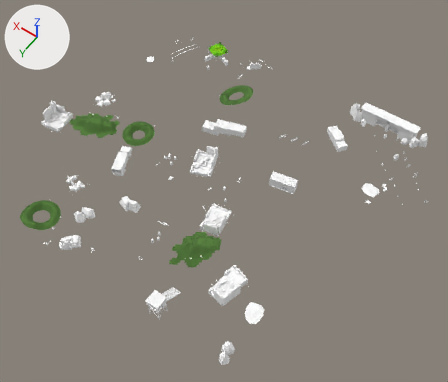
The glTF model assets/models/outdoor/outdoor_13.glb, before and after one commit.
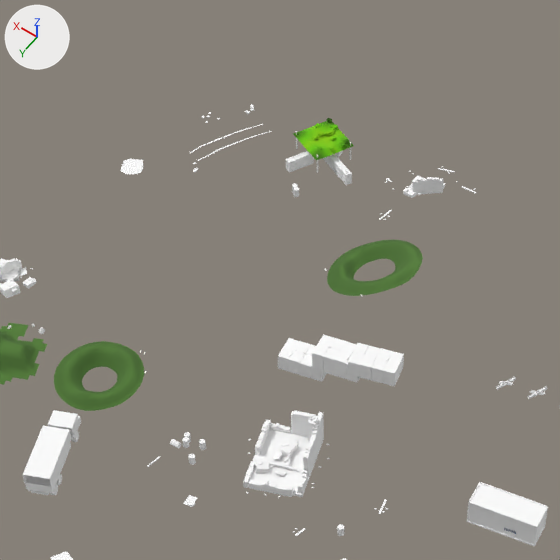
Each version appears first whole from a 50 mm lens placed at (-63.1, 82.8, 121.7), pointed at (-6.5, 3.6, -2.7), and next in a close-up on the part from 23% to 67% of the width and 0% to 52% of the height. The axes (+X, +Y, +Z) are drawn at upper left. The lights are the same throughout. The older version's two pictures come first. Vertices at exactly the same position are counted once.

The scene before the commit, as lines of its bpy script (objects in view):
```python
me_gas_station_town = bpy.data.meshes.new('gas_station_town')
me_gas_station_town.from_pydata(...)  # 15122 vertices, 22248 faces; spans x -50.1..46.3, y -43.8..42.7, z -5.1..9.2
# faces by material slot: [19298, 2456, 2, 492]
me_gas_station_town.materials.append(mat_kit_atlas)  # white #ffffff
me_gas_station_town.materials.append(mat_ground)
me_gas_station_town.materials.append(mat_decals_cut)
me_gas_station_town.materials.append(mat_kit_sway)
ob_gas_station_town = bpy.data.objects.new('gas_station_town', me_gas_station_town)
ob_gas_station_town.location = (0.0, 0.0, 0.0)
```
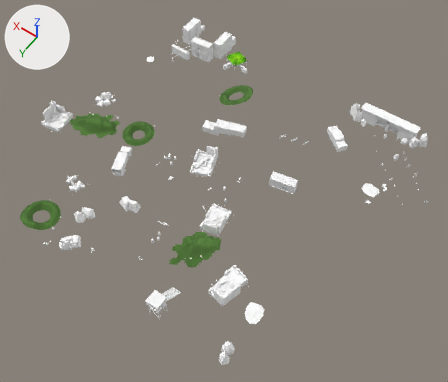
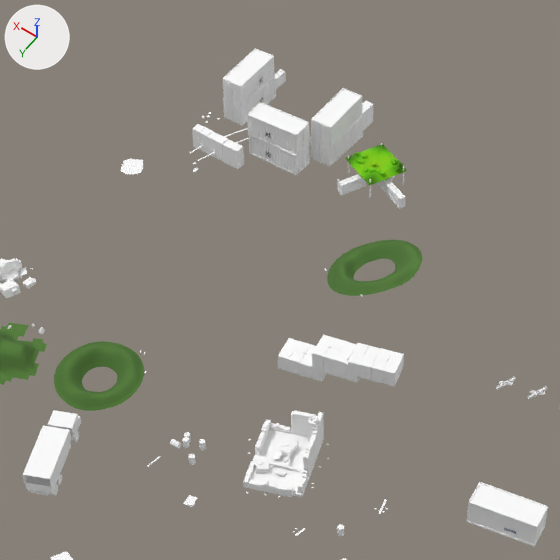
Where the change shows, as pixel boxes [x1, y1, x2, y2] in the close-ups (560 x 560 px):
'gas_station_town', reshaped
    before: [0, 104, 560, 560]
    after: [0, 48, 560, 560]
part 1 of me_gas_station_town, added
    after: [223, 99, 233, 121]
part 2 of me_gas_station_town, added
    after: [232, 103, 241, 124]
part 3 of me_gas_station_town, deleted
    before: [286, 118, 477, 220]
part 4 of me_gas_station_town, built on
    before: [293, 121, 394, 190]
    after: [192, 48, 407, 209]

The edits, one by one:
me_gas_station_town is used by ob_gas_station_town; location (0.0, 0.0, 0.0).
me_gas_station_town had 15122 vertices, 22248 faces and spanned x -50.1..46.3, y -43.8..42.7, z -5.1..9.2.
me_gas_station_town now has 17582 vertices, 25402 faces and spans x -50.1..46.3, y -43.8..42.7, z -5.1..9.2.
me_gas_station_town part 1: a new loose piece, a box spanning x 34.6..35.7, y -34.105..-34.055, z 0.472..2.912, in mat_kit_atlas (white #ffffff).
me_gas_station_town part 2: a new loose piece, a box spanning x 33.4..34.5, y -34.105..-34.055, z 0.472..2.912, in mat_kit_atlas (white #ffffff).
me_gas_station_town part 3: 253 loose pieces with 2388 vertices, spanning x 6.2..25.4, y -40.7..-27.8, z 0.2..3.3, are deleted.
me_gas_station_town part 4: 1 vertex moved within x 13.6, y -34.0, z 1.3; 84 vertices removed from x 13.5..26.7, y -38.5..-32.3, z 0.2..2.7; 4844 vertices added at x 11.7..35.9, y -43.1..-28.2, z 0.1..5.6.
Other edits to the shape of me_gas_station_town do not show in these pictures.
